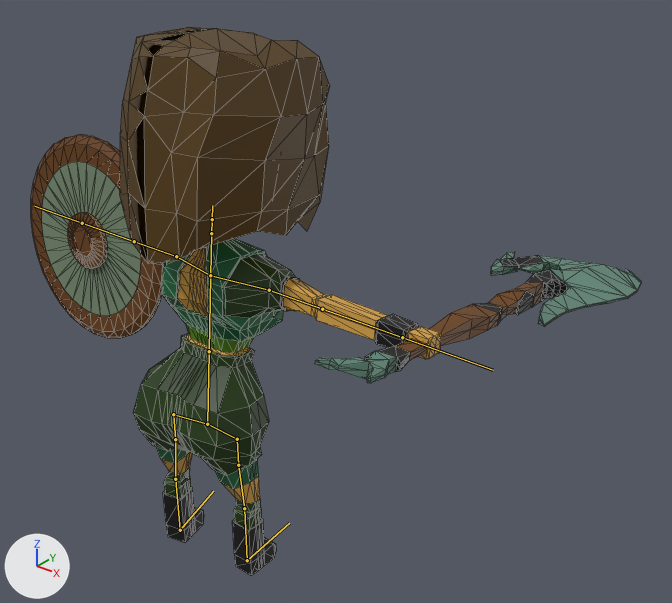
Renders of the glTF model public/assets/Girl.glb from each side of a commit.
The view is the same before and after, from a 50 mm lens placed at (2.88, -2.6, 3.17), pointed at (0.27, 0.66, 1.15). Lighting does not change. The marker at lower left points along +X, +Y and +Z. The bones that bend it are drawn over the model as lines. Mesh edges are drawn as thin lines.

Objects in the first picture: 'Girl', 'Hair', 'Tarcza', 'Topor'.
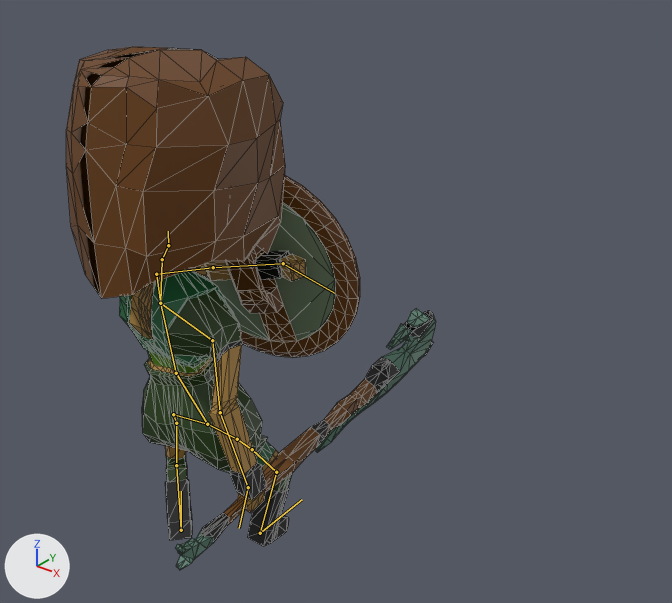
The newer file adds an action. The first version stands in its rest pose; the second is drawn at frame 30 of the action 'ShieldIdle'.

Changed parts and their boxes [x1, y1, x2, y2] in the pictures (672 x 603 px):
'Hair', posed: before [120, 27, 330, 264]; after [66, 47, 285, 298]
'Girl', posed (39% narrower, 12% shorter): before [133, 239, 442, 576]; after [119, 251, 306, 546]
'Tarcza', posed: before [31, 134, 165, 339]; after [204, 175, 360, 358]
'Topor', posed (20% narrower, 99% taller): before [315, 252, 641, 383]; after [175, 308, 436, 570]
bone 'Bone', root to tip: before (207, 424) to (209, 351); after (207, 424) to (176, 373)
bone 'Bone.001', root to tip: before (209, 351) to (210, 275); after (176, 373) to (160, 303)
bone 'Bone.002', root to tip: before (210, 275) to (211, 233); after (160, 303) to (162, 259)
bone 'Bone.003', root to tip: before (211, 233) to (212, 219); after (162, 259) to (168, 245)
bone 'Bone.004', root to tip: before (212, 219) to (212, 205); after (168, 245) to (168, 231)
bone 'Bone.005', root to tip: before (210, 275) to (269, 290); after (160, 303) to (212, 340)
bone 'Bone.006', root to tip: before (269, 290) to (322, 309); after (212, 340) to (220, 412)
bone 'Bone.009', root to tip: before (322, 309) to (402, 337); after (220, 412) to (248, 487)
bone 'Bone.012', root to tip: before (402, 337) to (493, 370); after (248, 487) to (239, 528)
bone 'Bone.007', root to tip: before (210, 275) to (176, 256); after (160, 303) to (156, 274)
bone 'Bone.008', root to tip: before (176, 256) to (134, 241); after (156, 274) to (213, 267)
bone 'Bone.010', root to tip: before (134, 241) to (82, 223); after (213, 267) to (283, 263)
bone 'Bone.011', root to tip: before (82, 223) to (34, 206); after (283, 263) to (334, 293)
bone 'Bone.015', root to tip: before (237, 439) to (238, 465); after (237, 439) to (252, 449)
bone 'Bone.017', root to tip: before (238, 465) to (244, 508); after (252, 449) to (276, 472)
bone 'Bone.019', root to tip: before (244, 508) to (247, 560); after (276, 472) to (260, 533)
bone 'Bone.021', root to tip: before (247, 560) to (289, 523); after (260, 533) to (302, 499)
bone 'Bone.016', root to tip: before (173, 414) to (175, 439); after (173, 414) to (176, 423)
bone 'Bone.018', root to tip: before (175, 439) to (175, 479); after (176, 423) to (176, 465)
bone 'Bone.020', root to tip: before (175, 479) to (180, 530); after (176, 465) to (181, 530)
bone 'Bone.022', root to tip: before (180, 530) to (213, 491); after (181, 530) to (181, 491)

Edits to the bpy script that builds the scene:
```text
Change bone_bone:
    where bone_bone = bpy.data.objects['Armature'].pose.bones['Bone']
    bone_bone.rotation_quaternion: (1.0, 0.0, 0.0, 0.0) -> (0.951, 0.254, 0.162, 0.063)  # degrees (0, 0, 0) -> degrees (32, 16, 12)
Change bone_bone_001:
    where bone_bone_001 = bpy.data.objects['Armature'].pose.bones['Bone.001']  # child of 'Bone'
    bone_bone_001.rotation_quaternion: (1.0, 0.0, 0.0, 0.0) -> (0.976, -0.134, -0.168, -0.042)  # degrees (0, 0, 0) -> degrees (-15, -20, -2)
Change bone_bone_002:
    where bone_bone_002 = bpy.data.objects['Armature'].pose.bones['Bone.002']  # child of 'Bone.001'
    bone_bone_002.rotation_quaternion: (1.0, 0.0, 0.0, 0.0) -> (0.989, -0.148, 0.0, 0.0)  # degrees (0, 0, 0) -> degrees (-17, 0, 0)
Change bone_bone_003:
    where bone_bone_003 = bpy.data.objects['Armature'].pose.bones['Bone.003']  # child of 'Bone.002'
    bone_bone_003.rotation_quaternion: (1.0, 0.0, 0.0, 0.0) -> (0.964, -0.267, 0.0, 0.0)  # degrees (0, 0, 0) -> degrees (-31, 0, 0)
Change bone_bone_004:
    where bone_bone_004 = bpy.data.objects['Armature'].pose.bones['Bone.004']  # child of 'Bone.003'
    bone_bone_004.rotation_quaternion: (1.0, 0.0, 0.0, 0.0) -> (0.946, 0.323, 0.0, 0.0)  # degrees (0, 0, 0) -> degrees (38, 0, 0)
Change bone_bone_005:
    where bone_bone_005 = bpy.data.objects['Armature'].pose.bones['Bone.005']  # child of 'Bone.001'
    bone_bone_005.rotation_quaternion: (1.0, 0.0, 0.0, 0.0) -> (0.981, 0.09, 0.043, -0.164)  # degrees (0, 0, 0) -> degrees (9, 7, -18)
Change bone_bone_006:
    where bone_bone_006 = bpy.data.objects['Armature'].pose.bones['Bone.006']  # child of 'Bone.005'
    bone_bone_006.rotation_quaternion: (1.0, 0.0, 0.0, 0.0) -> (0.911, 0.143, -0.049, -0.384)  # degrees (0, 0, 0) -> degrees (17, 1, -45)
Change bone_bone_009:
    where bone_bone_009 = bpy.data.objects['Armature'].pose.bones['Bone.009']  # child of 'Bone.006'
    bone_bone_009.rotation_quaternion: (1.0, 0.0, 0.0, 0.0) -> (0.969, -0.195, -0.092, -0.117)  # degrees (0, 0, 0) -> degrees (-21, -13, -11)
Change bone_bone_012:
    where bone_bone_012 = bpy.data.objects['Armature'].pose.bones['Bone.012']  # child of 'Bone.009'
    bone_bone_012.rotation_quaternion: (1.0, 0.0, 0.0, 0.0) -> (0.957, -0.025, -0.003, -0.289)  # degrees (0, 0, 0) -> degrees (-3, -1, -34)
Change bone_bone_007:
    where bone_bone_007 = bpy.data.objects['Armature'].pose.bones['Bone.007']  # child of 'Bone.001'
    bone_bone_007.rotation_quaternion: (1.0, 0.0, 0.0, 0.0) -> (0.965, -0.227, 0.133, 0.002)  # degrees (0, 0, 0) -> degrees (-27, 15, -3)
Change bone_bone_008:
    where bone_bone_008 = bpy.data.objects['Armature'].pose.bones['Bone.008']  # child of 'Bone.007'
    bone_bone_008.rotation_quaternion: (1.0, 0.0, 0.0, 0.0) -> (0.748, -0.589, -0.227, 0.207)  # degrees (0, 0, 0) -> degrees (-78, -5, 35)
Change bone_bone_010:
    where bone_bone_010 = bpy.data.objects['Armature'].pose.bones['Bone.010']  # child of 'Bone.008'
    bone_bone_010.rotation_quaternion: (1.0, 0.0, 0.0, 0.0) -> (0.778, -0.574, 0.248, -0.063)  # degrees (0, 0, 0) -> degrees (-77, 18, -24)
Change bone_bone_011:
    where bone_bone_011 = bpy.data.objects['Armature'].pose.bones['Bone.011']  # child of 'Bone.010'
    bone_bone_011.rotation_quaternion: (1.0, 0.0, 0.0, 0.0) -> (0.957, -0.228, -0.142, 0.11)  # degrees (0, 0, 0) -> degrees (-29, -13, 16)
Change bone_bone_015:
    where bone_bone_015 = bpy.data.objects['Armature'].pose.bones['Bone.015']  # child of 'Bone.013'
    bone_bone_015.rotation_quaternion: (1.0, 0.0, 0.0, 0.0) -> (0.938, 0.0, 0.0, 0.345)  # degrees (0, 0, 0) -> degrees (0, 0, 40)
Change bone_bone_017:
    where bone_bone_017 = bpy.data.objects['Armature'].pose.bones['Bone.017']  # child of 'Bone.015'
    bone_bone_017.rotation_quaternion: (1.0, 0.0, 0.0, 0.0) -> (0.999, 0.0, -0.004, -0.044)  # degrees (0, 0, 0) -> degrees (0, 0, -5)
Change bone_bone_019:
    where bone_bone_019 = bpy.data.objects['Armature'].pose.bones['Bone.019']  # child of 'Bone.017'
    bone_bone_019.rotation_quaternion: (1.0, 0.0, 0.0, 0.0) -> (0.864, 0.0, 0.0, -0.503)  # degrees (0, 0, 0) -> degrees (0, 0, -60)
Change bone_bone_021:
    where bone_bone_021 = bpy.data.objects['Armature'].pose.bones['Bone.021']  # child of 'Bone.019'
    bone_bone_021.rotation_quaternion: (1.0, 0.0, 0.0, 0.0) -> (0.982, 0.0, 0.0, 0.186)  # degrees (0, 0, 0) -> degrees (0, 0, 21)
Change bone_bone_016:
    where bone_bone_016 = bpy.data.objects['Armature'].pose.bones['Bone.016']  # child of 'Bone.014'
    bone_bone_016.rotation_quaternion: (1.0, 0.0, 0.0, 0.0) -> (0.904, 0.091, -0.245, -0.337)  # degrees (0, 0, 0) -> degrees (21, -22, -45)
Change bone_bone_018:
    where bone_bone_018 = bpy.data.objects['Armature'].pose.bones['Bone.018']  # child of 'Bone.016'
    bone_bone_018.rotation_quaternion: (1.0, 0.0, 0.0, 0.0) -> (0.926, 0.0, 0.0, 0.379)  # degrees (0, 0, 0) -> degrees (0, 0, 44)
Change bone_bone_020:
    where bone_bone_020 = bpy.data.objects['Armature'].pose.bones['Bone.020']  # child of 'Bone.018'
    bone_bone_020.rotation_quaternion: (1.0, 0.0, 0.0, 0.0) -> (0.939, 0.0, 0.0, 0.343)  # degrees (0, 0, 0) -> degrees (0, 0, 40)
Change bone_bone_022:
    where bone_bone_022 = bpy.data.objects['Armature'].pose.bones['Bone.022']  # child of 'Bone.020'
    bone_bone_022.rotation_quaternion: (1.0, 0.0, 0.0, 0.0) -> (0.945, 0.0, 0.0, -0.326)  # degrees (0, 0, 0) -> degrees (0, 0, -38)
```
